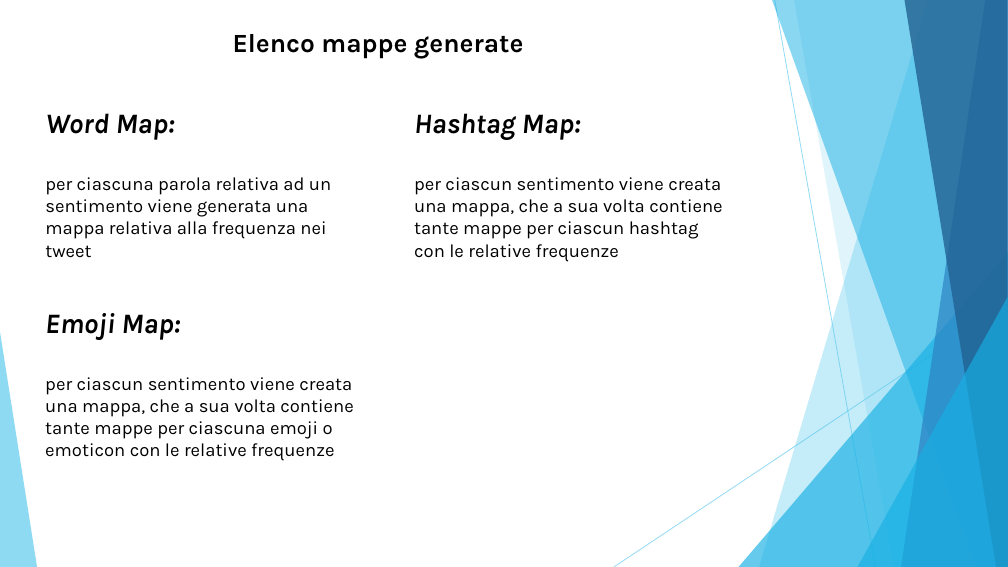
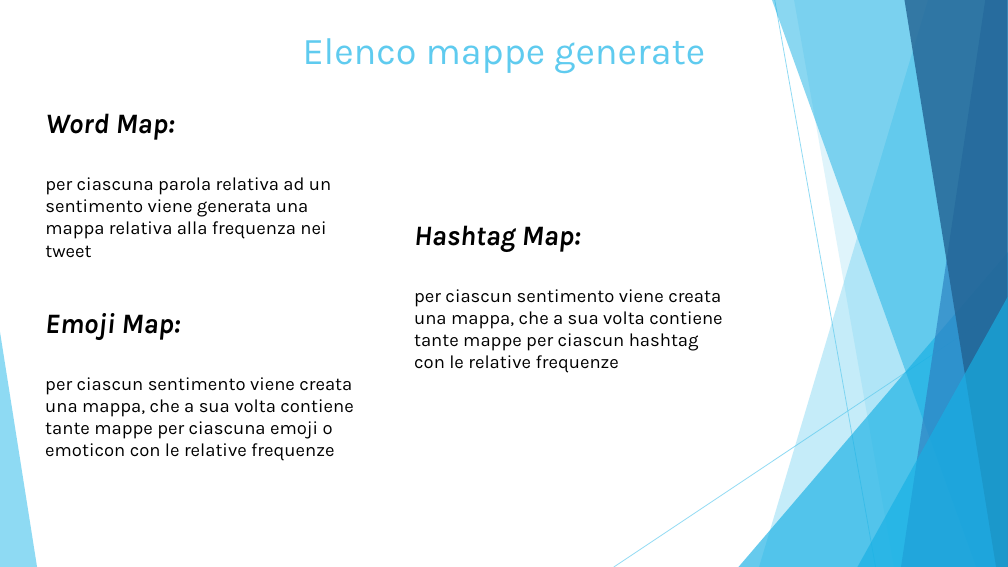
Before and after one commit to moamedterzo/MAADB, a slide deck: slide 7 of Docs/Presentazione.PPTX (slide 6 before the commit). Drawn at 1008x567 pixels with LibreOffice and Linux fonts; fonts in the diff are those of the drawing. Boxes give left, top, right and bottom in pixels: in the first picture for what was removed or moved away, otherwise in the second. Text is boxed around its words. In the diff, an @@ line names an element or a change of style, - is before the commit and + after.

```diff
--- a/Docs/Presentazione.PPTX
+++ b/Docs/Presentazione.PPTX
@@ text "Elenco mappe generate": place and size @@
-text "Elenco mappe generate" at box(233, 34, 523, 59)
+text "Elenco mappe generate" at box(303, 38, 705, 73)
@@ text "Elenco mappe generate" at box(303, 38, 705, 73): size 25 to 36 pt, text colour #000000 to #5FCBEF, bold off @@
@@ text "Hashtag Map:": place and size @@
-text "Hashtag Map:" at box(414, 113, 722, 262)
+text "Hashtag Map:" at box(414, 225, 722, 373)
```
Also in this commit, not shown: 4 other slides changed, 1 slide added.
